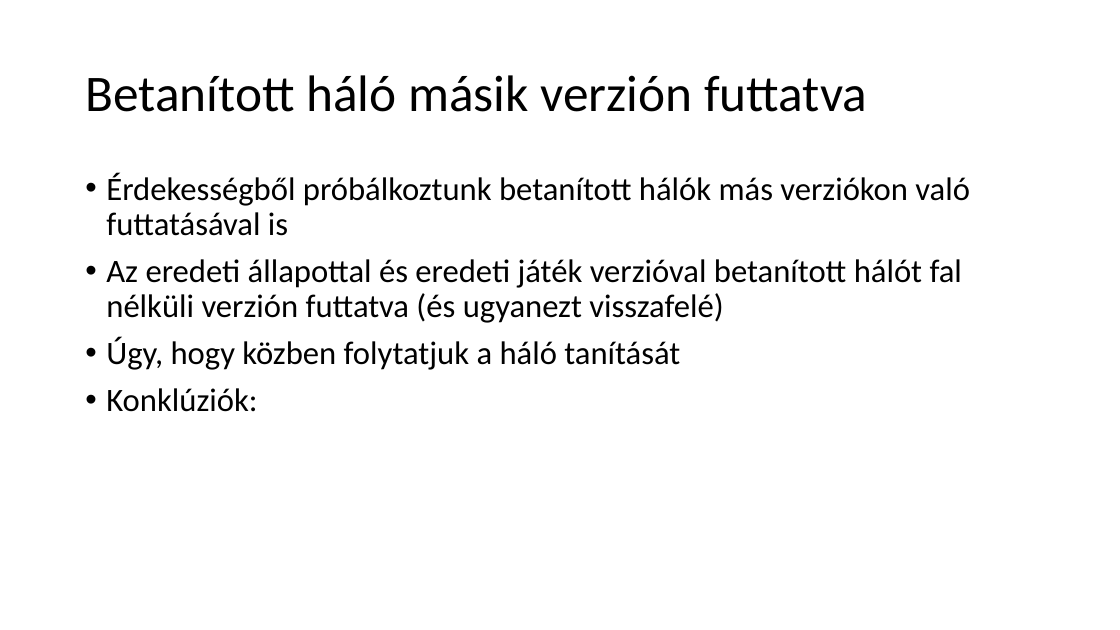
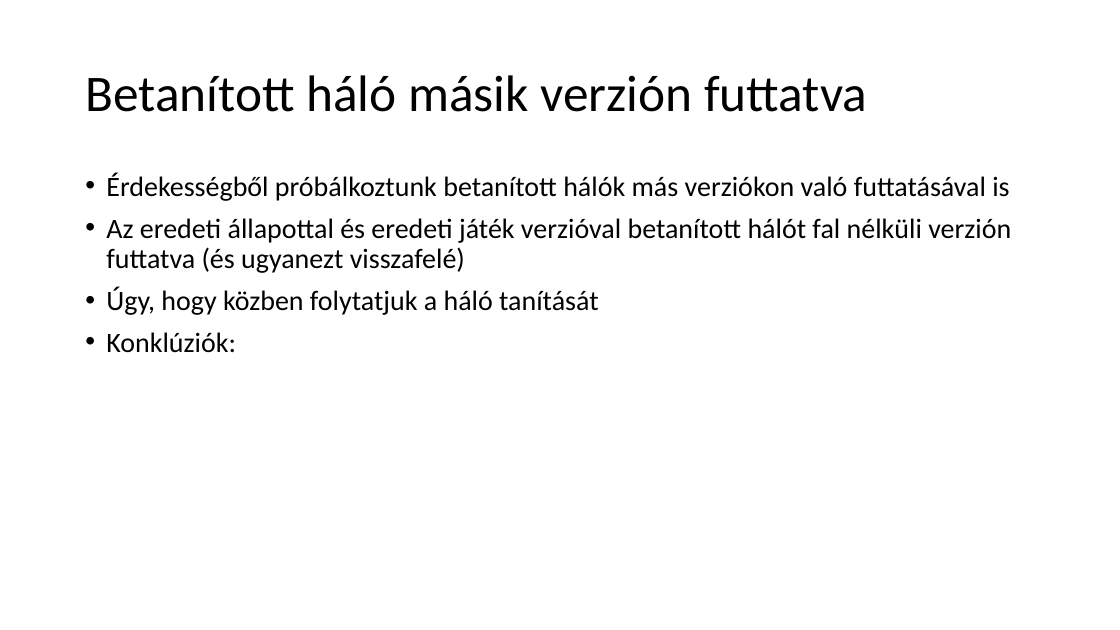
Before and after one commit to kunmts/Snake_AI_gyak, a slide deck: slide 12 of Projektmunka_KarlJanos_KunMatyas.pptx (slide 11 before the commit). Drawn at 1120x630 pixels with LibreOffice and Linux fonts; fonts in the diff are those of the drawing. Boxes give left, top, right and bottom in pixels: in the first picture for what was removed or moved away, otherwise in the second. Text is boxed around its words. In the diff, an @@ line names an element or a change of style, - is before the commit and + after.

```diff
--- a/Projektmunka_KarlJanos_KunMatyas.pptx
+++ b/Projektmunka_KarlJanos_KunMatyas.pptx
@@ text "Érdekességből próbálkoztunk betanított hálók más ..." at box(106, 172, 1011, 353): size 28 to 24 pt @@
```
Also in this commit, not shown: 7 other slides changed, 2 slides added.
